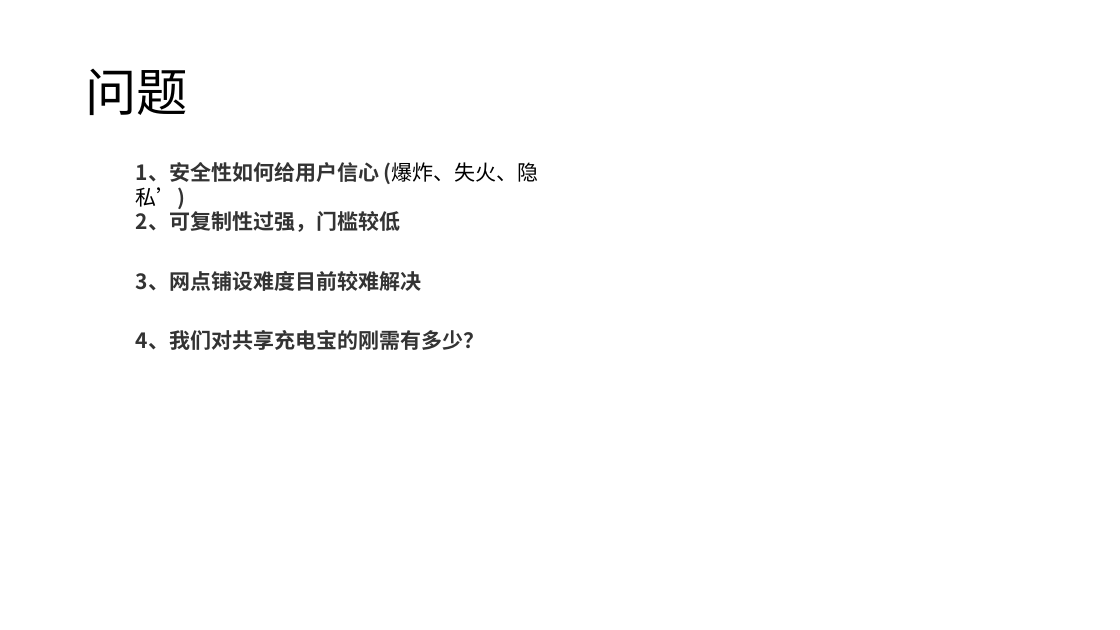
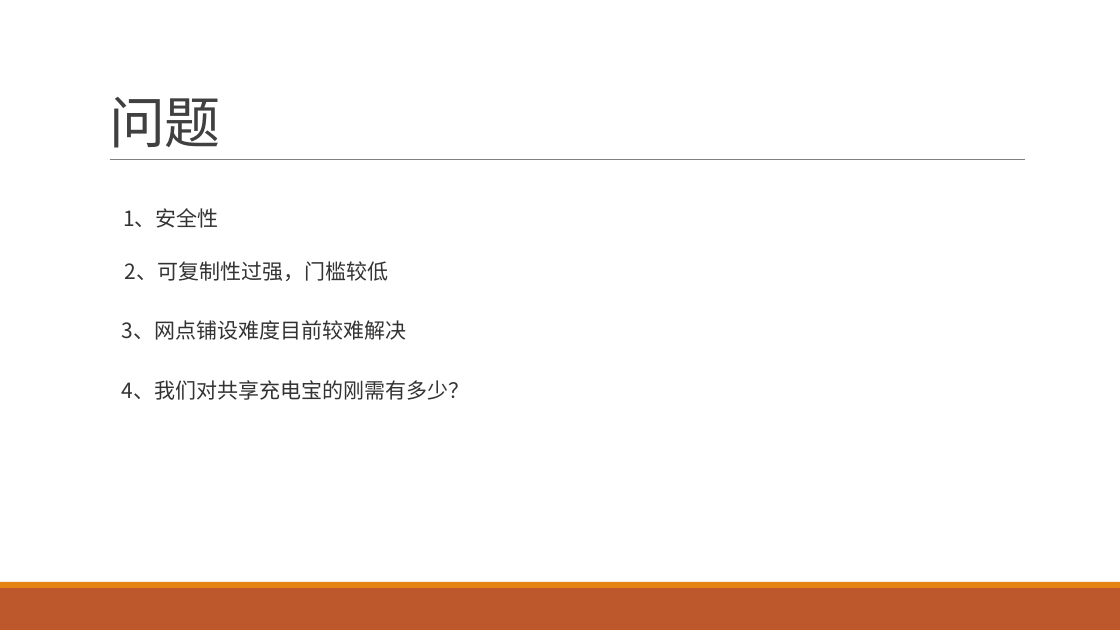
Before and after one commit to FredJiangFei/MyDocuments, a slide deck: slide 11 of 共享项目.pptx (slide 15 before the commit). Drawn at 1120x630 pixels with LibreOffice and Linux fonts; fonts in the diff are those of the drawing. Boxes give left, top, right and bottom in pixels: in the first picture for what was removed or moved away, otherwise in the second. Text is boxed around its words. In the diff, an @@ line names an element or a change of style, - is before the commit and + after.

```diff
--- a/共享项目.pptx
+++ b/共享项目.pptx
@@ title "问题" moved from (x1=85, y1=69, x2=188, y2=115) to (x1=109, y1=97, x2=220, y2=148) @@
@@ title "问题" at (x1=109, y1=97, x2=220, y2=148): size 44 to 48 pt, font Noto Sans CJK SC to Calibri, text colour #000000 to #404040, letter spacing 0 to -0.5 pt; line spacing 0.9 to 0.85; vertical alignment middle to bottom @@
@@ line added from (110, 160) to (1026, 160), #808080 0.5 pt @@
@@ text at (x1=123, y1=208, x2=219, y2=228): text changed; bold off @@
-1、安全性如何给用户信心 (爆炸、失火、隐私’)
+1、安全性
@@ text "2、可复制性过强，门槛较低" moved from (x1=136, y1=208, x2=400, y2=232) to (x1=124, y1=261, x2=388, y2=281) @@
@@ text "3、网点铺设难度目前较难解决" moved from (x1=136, y1=271, x2=421, y2=291) to (x1=122, y1=320, x2=407, y2=340) @@
@@ bold off; line spacing 1 to 1.5 in 3 elements at (x1=122, y1=320, x2=407, y2=340), (x1=124, y1=261, x2=388, y2=281), (x1=122, y1=380, x2=470, y2=400) @@
@@ text "4、我们对共享充电宝的刚需有多少？" moved from (x1=136, y1=330, x2=484, y2=350) to (x1=122, y1=380, x2=470, y2=400) @@
@@ rectangle added at (x1=0, y1=588, x2=1120, y2=630), fill #BD582C @@
@@ rectangle added at (x1=0, y1=582, x2=1120, y2=588), fill #E48312 @@
```
Also in this commit, not shown: 12 other slides changed, 2 slides added, 7 slides removed, 1 other file.
